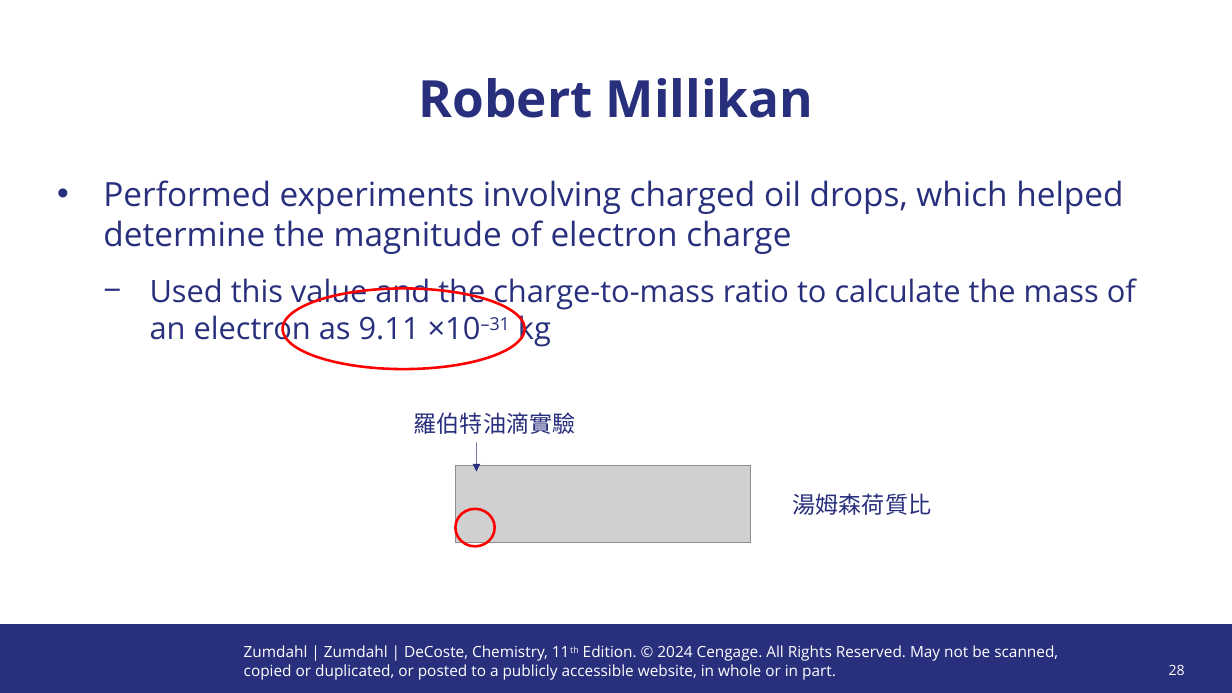
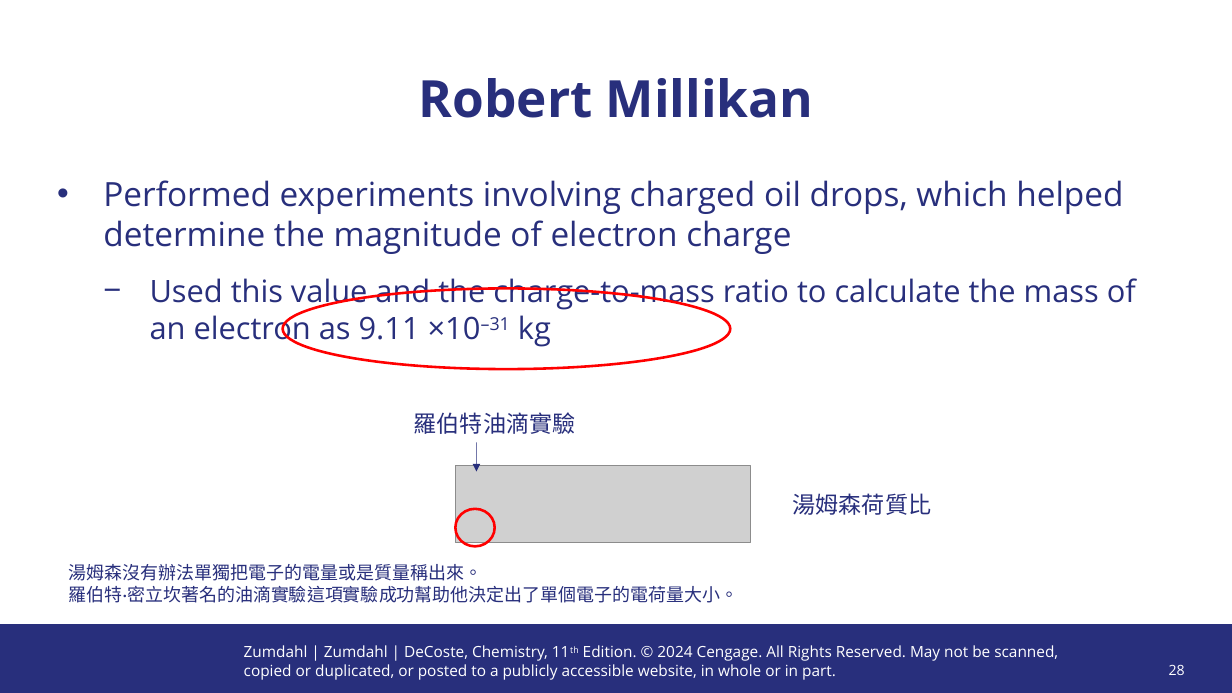
Before and after one commit to XUP45P3/NTUT, a slide deck: slide 28 of 化學（一）/化學-CH2.ppt. Drawn at 1232x693 pixels with LibreOffice and Linux fonts; fonts in the diff are those of the drawing; grey boxes stand for pictures; background and template pictures are left out. Boxes give left, top, right and bottom in pixels: in the first picture for what was removed or moved away, otherwise in the second. Text is boxed around its words. In the diff, an @@ line names an element or a change of style, - is before the commit and + after.

```diff
--- a/化學（一）/化學-CH2.ppt
+++ b/化學（一）/化學-CH2.ppt
@@ ellipse: place and size @@
-ellipse at [283, 288, 525, 368]
+ellipse at [283, 288, 731, 368]
@@ text added at [68, 564, 738, 603], 14 pt, text #282F7C @@
+湯姆森沒有辦法單獨把電子的電量或是質量稱出來。
+羅伯特·密立坎著名的油滴實驗這項實驗成功幫助他決定出了單個電子的電荷量大小。
```
Also in this commit, not shown: 11 other slides changed, 10 other files.
